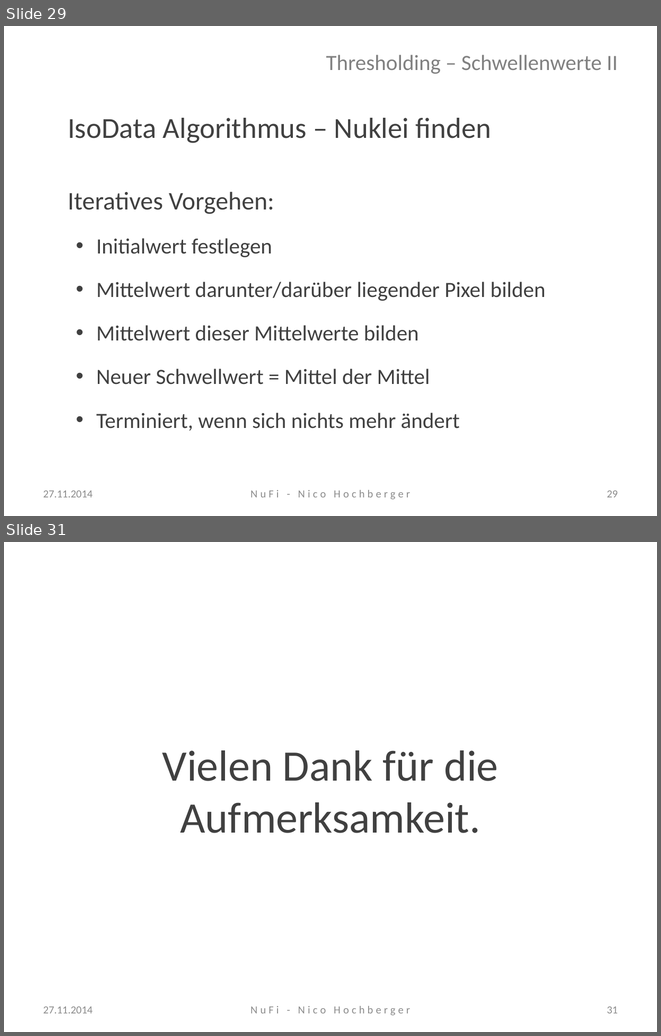
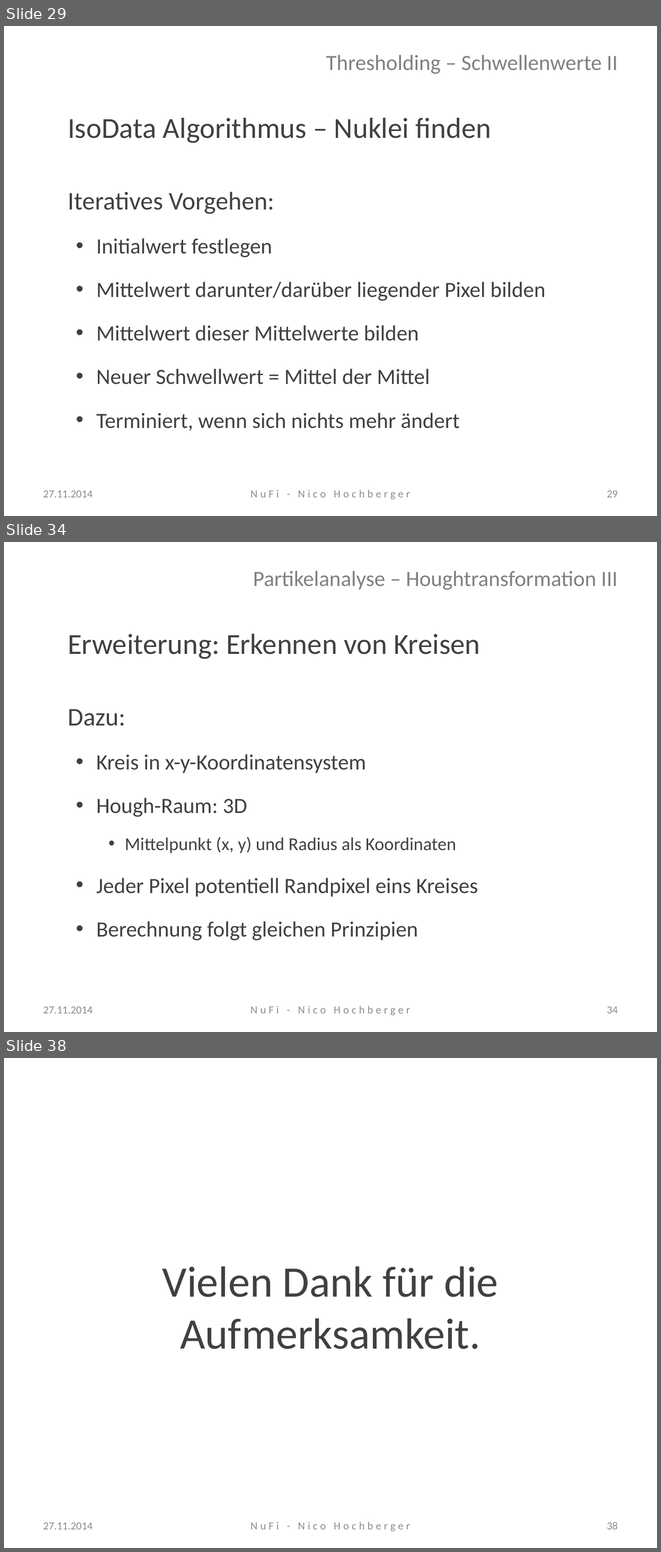
Before and after one commit to nhochberger/NuFiDocumentation, a slide deck: presentation/NuFi-Vortrag.pptx. Shown one above the other, each under a label of ours: slides 29 and 31 before the commit, slides 29, 34 and 38 after it; the slides between them are not shown. The pictures are 661x1036 and 661x1552 pixels, drawn with LibreOffice and Linux fonts; fonts in the diff are those of the drawing; background and template pictures are left out. Boxes give left, top, right and bottom in pixels: in the first picture for what was removed or moved away, otherwise in the second. Text is boxed around its words. In the diff, an @@ line names an element or a change of style, - is before the commit and + after.

```diff
--- a/presentation/NuFi-Vortrag.pptx
+++ b/presentation/NuFi-Vortrag.pptx
@@ slide 34 added at <box>4,542,657,1032</box>, background #FFFFFF @@
@@ title added at <box>253,571,618,590</box>, 24 pt, text #808080 @@
+Partikelanalyse – Houghtransformation III
@@ text added at <box>68,634,480,940</box>, 24 pt, text #404040 @@
+Erweiterung: Erkennen von Kreisen
+Dazu:
+  • Kreis in x-y-Koordinatensystem
+  • Hough-Raum: 3D
+    • Mittelpunkt (x, y) und Radius als Koordinaten
+  • Jeder Pixel potentiell Randpixel eins Kreises
+  • Berechnung folgt gleichen Prinzipien
@@ text added at <box>43,1006,93,1013</box>, 12 pt, text #8C8C8C @@
+27.11.2014
@@ text added at <box>250,1006,410,1015</box>, 12 pt, text #8C8C8C @@
+NuFi - Nico Hochberger
@@ page number added at <box>607,1006,618,1013</box>, 12 pt, text #8C8C8C @@
+34
@@ what was slide 31 is now slide 38 @@
@@ page number at <box>607,1522,618,1529</box>: text changed @@
-31
+38
```
Also in this commit, not shown: 3 slides changed, 6 other slides added, 1 other file.
